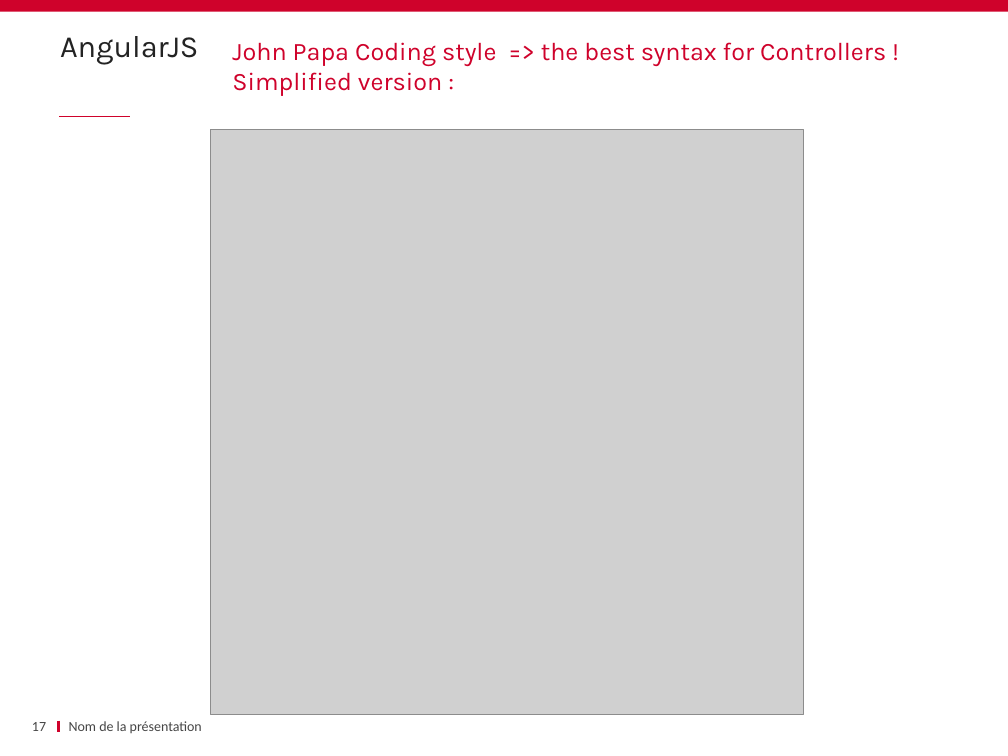
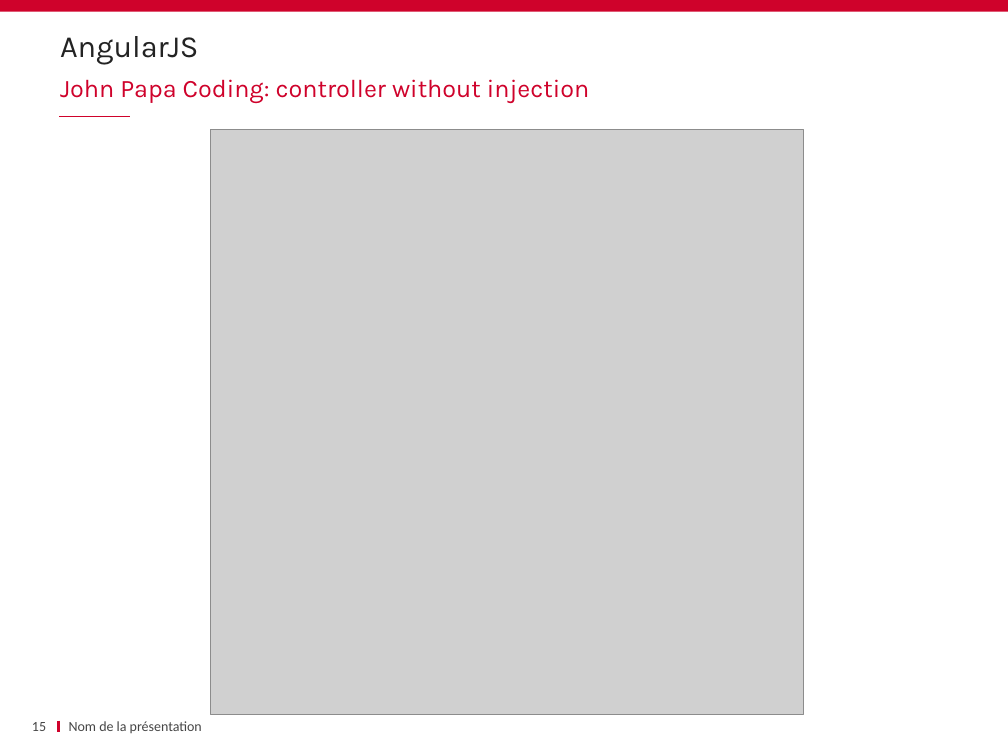
Before and after one commit to schassande/formation-angularjs1, a slide deck: slide 15 of Jour1/03 Premiers pas/03_Premier_pas_AngularJS.pptx (slide 17 before the commit). Drawn at 1008x756 pixels with LibreOffice and Linux fonts; fonts in the diff are those of the drawing; grey boxes stand for pictures; background and template pictures are left out. Boxes give left, top, right and bottom in pixels: in the first picture for what was removed or moved away, otherwise in the second. Text is boxed around its words. In the diff, an @@ line names an element or a change of style, - is before the commit and + after.

```diff
--- a/Jour1/03 Premiers pas/03_Premier_pas_AngularJS.pptx
+++ b/Jour1/03 Premiers pas/03_Premier_pas_AngularJS.pptx
@@ text removed at (232, 42, 886, 96) @@
-John Papa Coding style => the best syntax for Controllers !
-Simplified version :
@@ text added at (60, 79, 589, 103), 18 pt, text #CF022B @@
+John Papa Coding: controller without injection
@@ page number at (32, 722, 46, 731): text changed @@
-17
+15
```
Also in this commit, not shown: 9 other slides changed, 4 slides removed, 1 other file.
